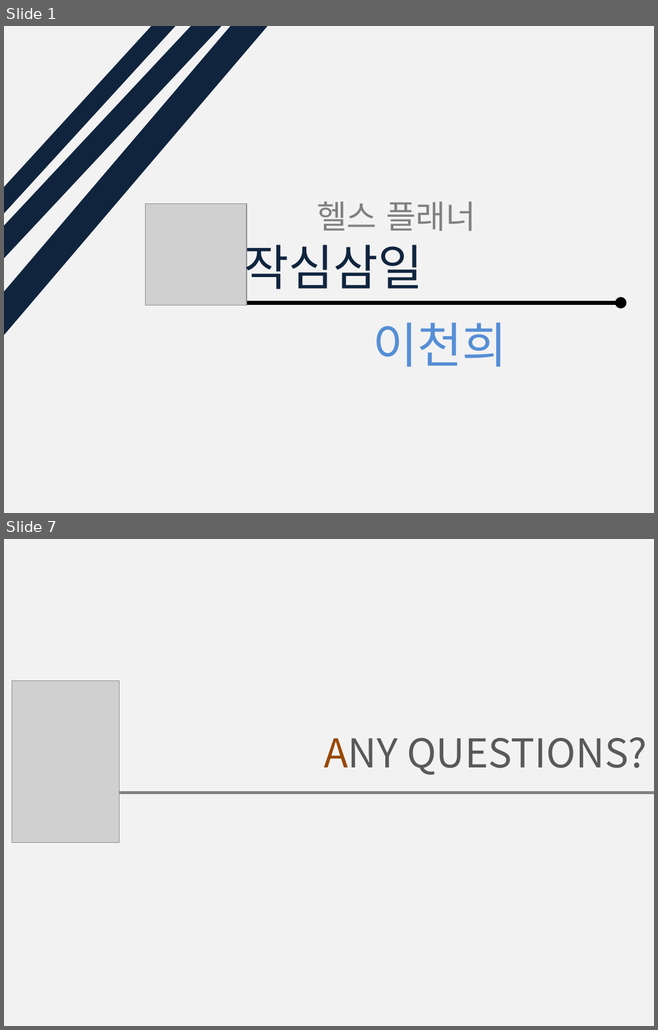
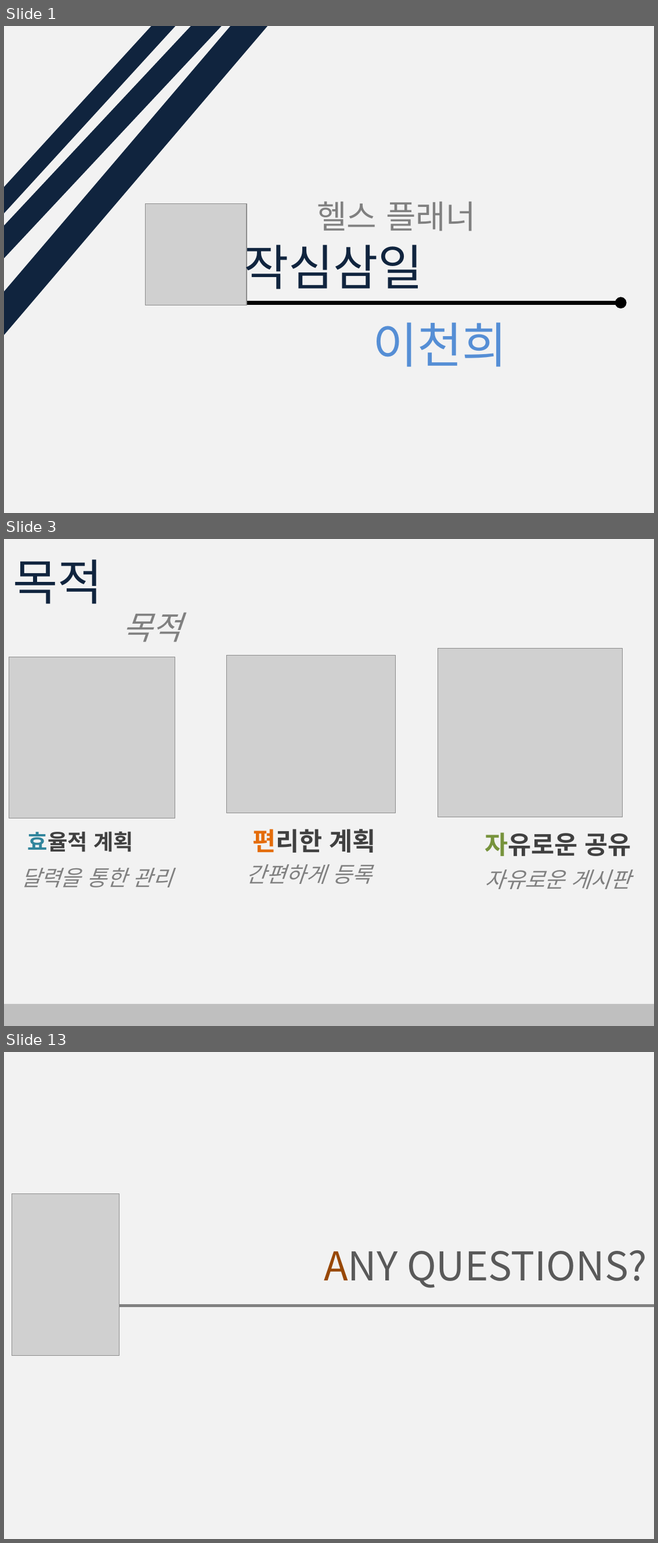
Before and after one commit to dlcjsgml2002/portfolio_planner, a slide deck: document/ppt.pptx. Shown one above the other, each under a label of ours: slides 1 and 7 before the commit, slides 1, 3 and 13 after it; the slides between them are not shown. The pictures are 658x1030 and 658x1543 pixels, drawn with LibreOffice and Linux fonts; fonts in the diff are those of the drawing; grey boxes stand for pictures. Boxes give left, top, right and bottom in pixels: in the first picture for what was removed or moved away, otherwise in the second. Text is boxed around its words. In the diff, an @@ line names an element or a change of style, - is before the commit and + after.

```diff
--- a/document/ppt.pptx
+++ b/document/ppt.pptx
@@ slide 3 added at box(4, 539, 654, 1026), background #F2F2F2 @@
@@ text added at box(13, 559, 103, 604), 54 pt, text #0F243E @@
+목적
@@ text added at box(122, 614, 181, 642), 36 pt, text #808080, italic @@
+목적
@@ picture added at box(9, 657, 175, 819) @@
@@ picture added at box(227, 655, 396, 813) @@
@@ picture added at box(437, 648, 622, 816) @@
@@ text added at box(28, 831, 133, 852), 24 pt, text #404040, bold @@
+효율적 계획
@@ text added at box(252, 829, 375, 853), 28 pt, text #404040, bold @@
+편리한 계획
@@ text added at box(485, 832, 631, 856), 28 pt, text #404040, bold @@
+자유로운 공유
@@ text added at box(21, 868, 173, 888), 24 pt, text #808080, italic @@
+달력을 통한 관리
@@ text added at box(246, 864, 372, 884), 24 pt, text #808080, italic @@
+간편하게 등록
@@ text added at box(485, 870, 630, 889), 24 pt, text #808080, italic @@
+자유로운 게시판
@@ rectangle added at box(4, 1004, 654, 1026), fill #BFBFBF @@
@@ what was slide 7 is now slide 13 @@
```
Also in this commit, not shown: 1 slide changed, 9 other slides added, 4 slides removed, 1 other file.
